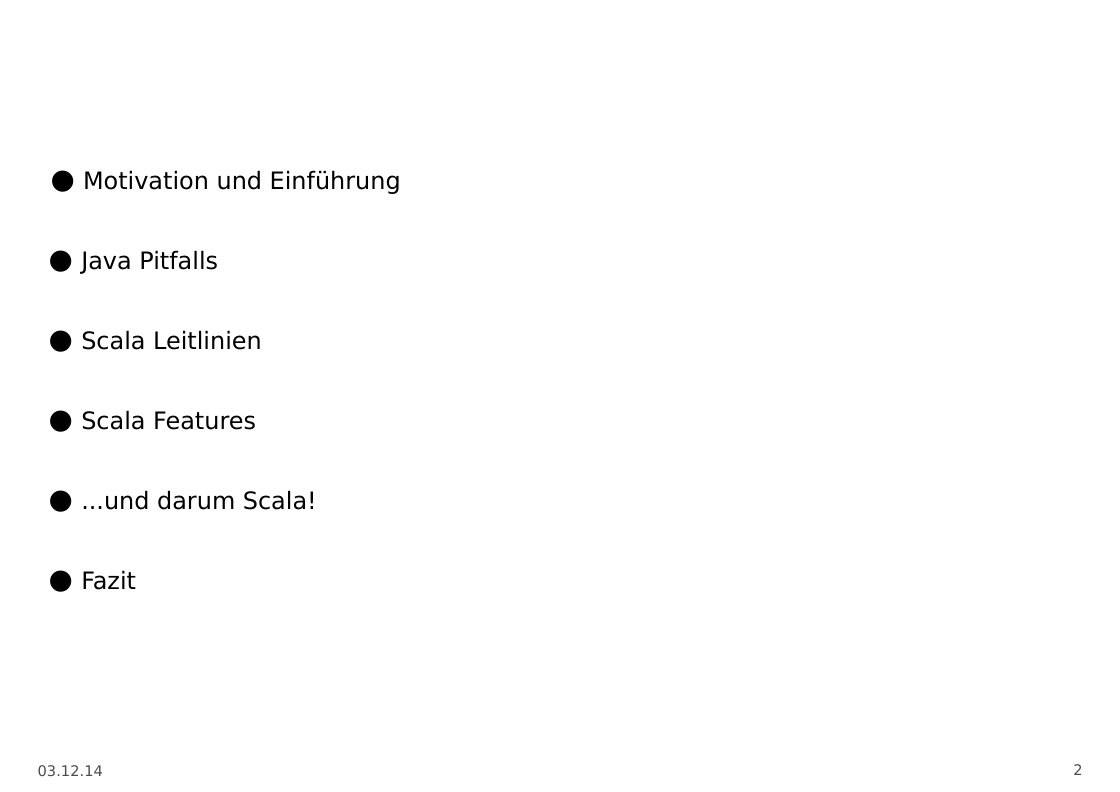
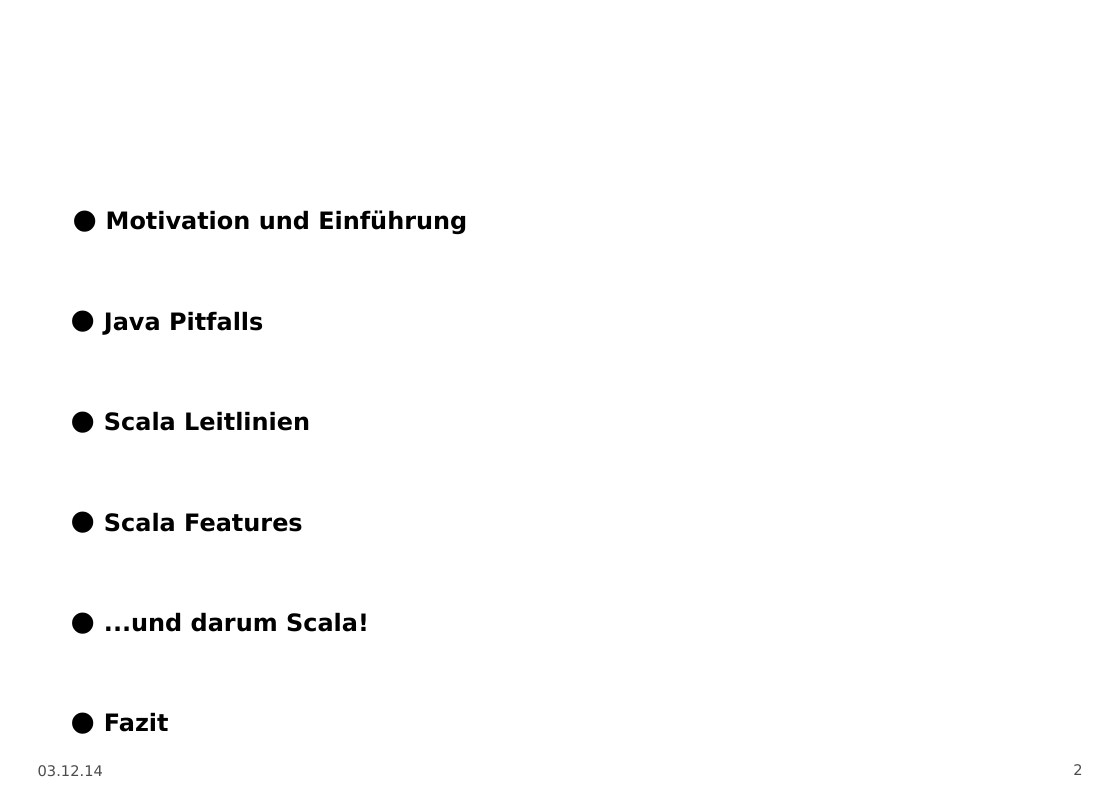
Before and after one commit to DarkToast/scala-techtalk, a slide deck: slide 2 of Scala.odp. Drawn at 1120x792 pixels with LibreOffice and Linux fonts; fonts in the diff are those of the drawing; background and template pictures are left out. Boxes give left, top, right and bottom in pixels: in the first picture for what was removed or moved away, otherwise in the second. Text is boxed around its words. In the diff, an @@ line names an element or a change of style, - is before the commit and + after.

```diff
--- a/Scala.odp
+++ b/Scala.odp
@@ text "Motivation und Einführung": place and size @@
-text "Motivation und Einführung" at <box>81,170,401,590</box>
+text "Motivation und Einführung" at <box>104,210,467,732</box>
@@ text "Motivation und Einführung" at <box>104,210,467,732</box>: bold on; more space between paragraphs @@
```
Also in this commit, not shown: 2 other slides changed, 3 slides added, 2 slides removed.
